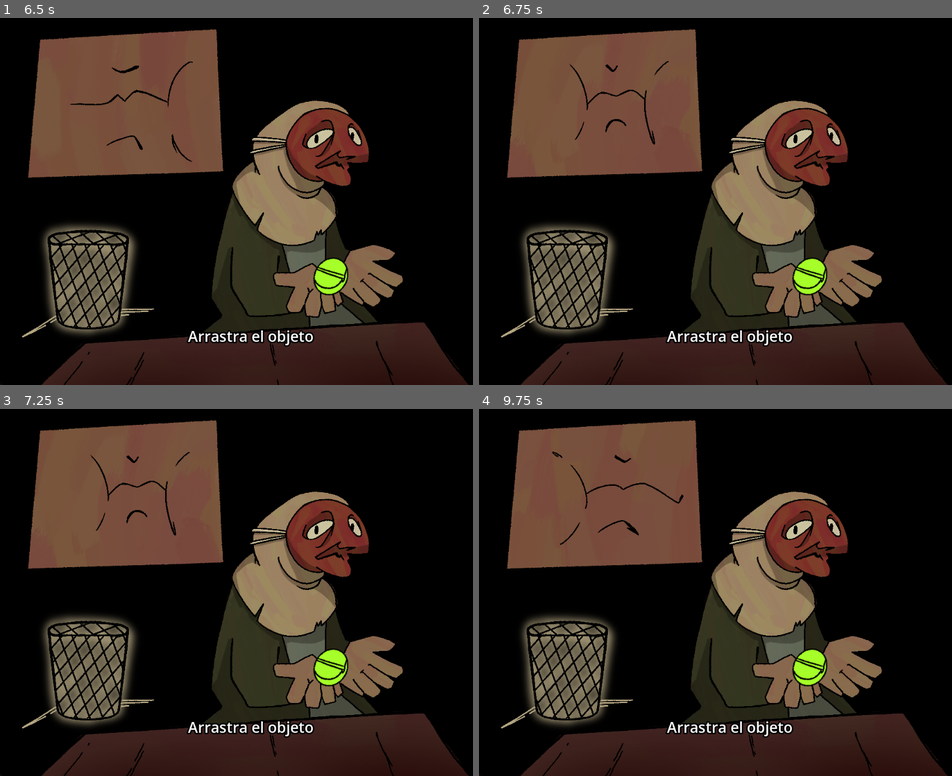
Above: before the commit, frames 1-4 (two rows, left to right).
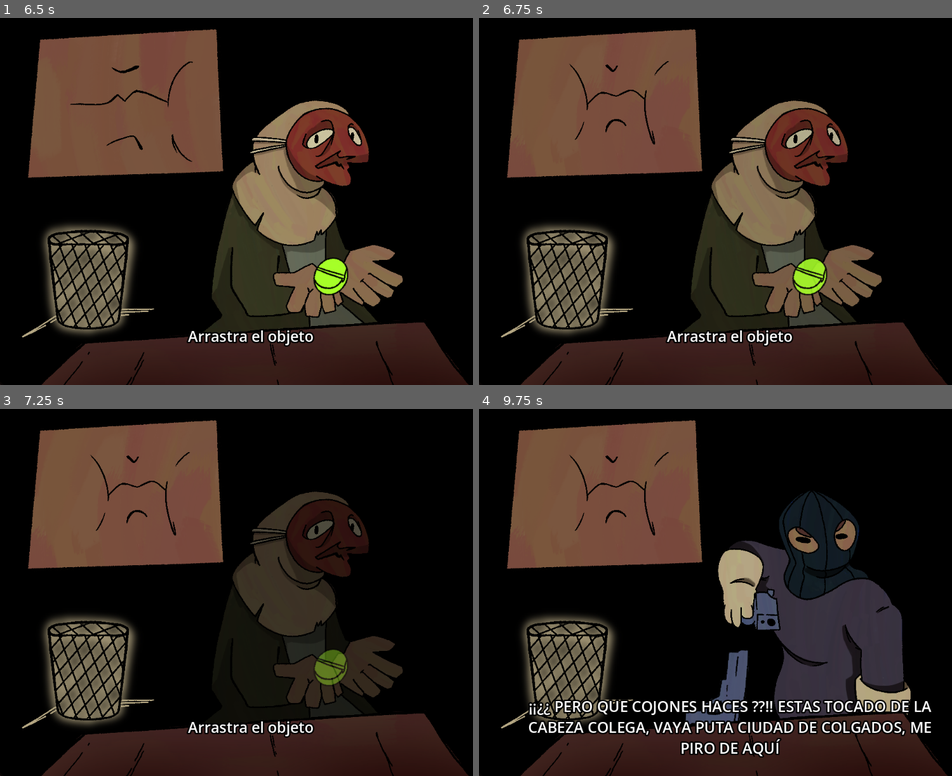
Above: after the commit, the same moments.

Repository: egomez-g/mascar-a
Game: Godot game, scene res://main.tscn
Same seed, same stepped clock (60 frames per second), same inputs: the game is played once before the commit and once after it. The engine's default icon, where the game draws it, is replaced by a stand-in: a white triangle on a blue panel in a dark square.
Inputs (mouse positions are in pixels of both pictures, inside the frame that each line leads up to):
- Up to frame 1 (6.5 s): tap Enter at 0.5, 2.75, 4.25 s; move the mouse to (331, 278) at 0.52 s; tap A (tecla_a) at 0.6, 1.55, 2.1, 2.85, 3.8, 4.35, 5.1, 6.05 s; click (331, 278) at 0.67 s; move the mouse to (151, 212) at 1.27 s; click (151, 212) at 1.35 s; tap Space at 2, 3.5, 5 s; move the mouse to (302, 109) at 2.02 s; click (302, 109) at 2.17 s; move the mouse to (227, 271) at 2.77 s; click (227, 271) at 2.92 s; move the mouse to (406, 252) at 3.52 s; click (406, 252) at 3.6 s; move the mouse to (99, 139) at 4.27 s; click (99, 139) at 4.42 s; move the mouse to (279, 194) at 5.02 s; click (279, 194) at 5.17 s; move the mouse to (179, 98) at 5.77 s; click (179, 98) at 5.85 s
- Up to frame 2 (6.75 s): move the mouse to (843, 175) at 6.52 s; tap A (tecla_a) at 6.6 s; click (843, 175) at 6.67 s
- Up to frame 3 (7.25 s): no input
- Up to frame 4 (9.75 s): move the mouse to (630, 603) at 7.27 s; tap A (tecla_a) at 7.35, 8.3, 8.85, 9.6 s; click (630, 603) at 7.42 s; move the mouse to (781, 500) at 8.02 s; click (781, 500) at 8.1 s; move the mouse to (706, 662) at 8.77 s; click (706, 662) at 8.92 s; move the mouse to (885, 643) at 9.52 s; click (885, 643) at 9.67 s

Frame 1 is identical in both runs. In frame 2, less than 0.1% of the frame differs, in the area x 67-73%, y 65-75%; in frame 3, 14%; in frame 4, 24%, in the area x 10-96%, y 11-95%.
Error in both runs: Invalid access to property or key 'global_position' on a base object of type 'null instance'. (res://arrastrar.gd:33)

Commit message:
Mascar working

Diff:
--- a/main.tscn
+++ b/main.tscn
@@ -201,13 +201,11 @@
 libraries/ = SubResource("AnimationLibrary_4c57u")
 
 [node name="ladron" type="Sprite2D" parent="." unique_id=988331869]
-visible = false
 modulate = Color(1, 1, 1, 0)
 position = Vector2(512, 384)
 texture = ExtResource("5_4c57u")
 
 [node name="spriteObjeto" type="Sprite2D" parent="ladron" unique_id=1912154483]
-visible = false
 modulate = Color(1, 1, 1, 0)
 texture = ExtResource("8_dg77c")
 script = ExtResource("6_272bh")
--- a/scripts/Pasos/mascarTest.gd
+++ b/scripts/Pasos/mascarTest.gd
@@ -5,7 +5,7 @@
 @onready var audio_player = $AudioStreamPlayer2D
 var currentIndex: int = 0
 var canGoNext: bool = true
-var StepsEnded: Signal
+signal StepsEnded
 
 func _ready() -> void:
 	StepsEnded.connect(_printStepsEnd)
--- a/scripts/main.gd
+++ b/scripts/main.gd
@@ -80,6 +80,8 @@
 			estado = Estados.MASCAR
 			mascarMiniGame.StepsEnded.connect(OnMascarEnded)
 	elif estado == Estados.SIGUIENTE_PJ:
+		print(personajes.size())
+		print(personajes_i)
 		if personajes_i < personajes.size():
 			personajes[personajes_i].get_node("AnimationPlayer").play("appear")
 			personajes[personajes_i].get_node("./spriteObjeto/AnimationPlayer").play("appear")
